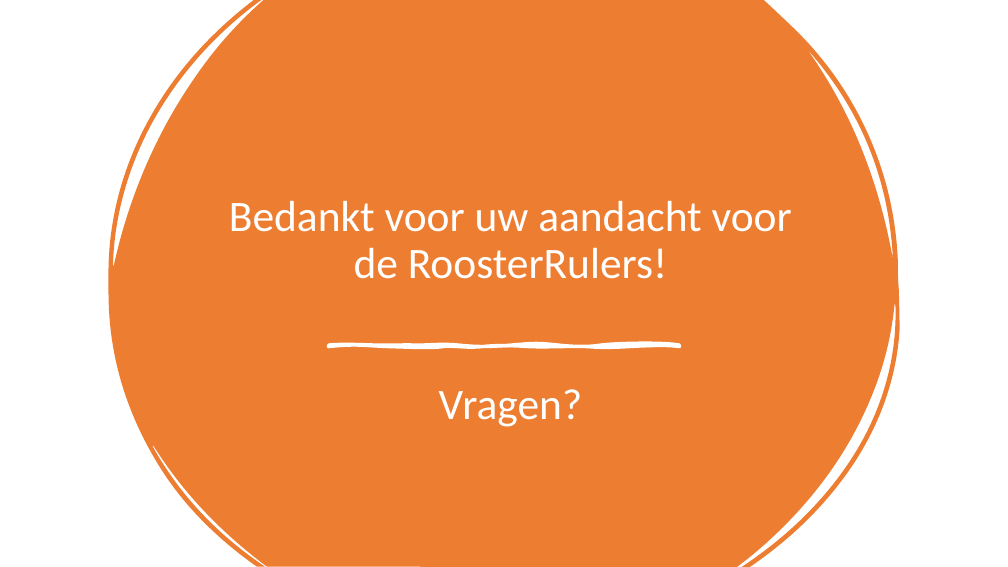
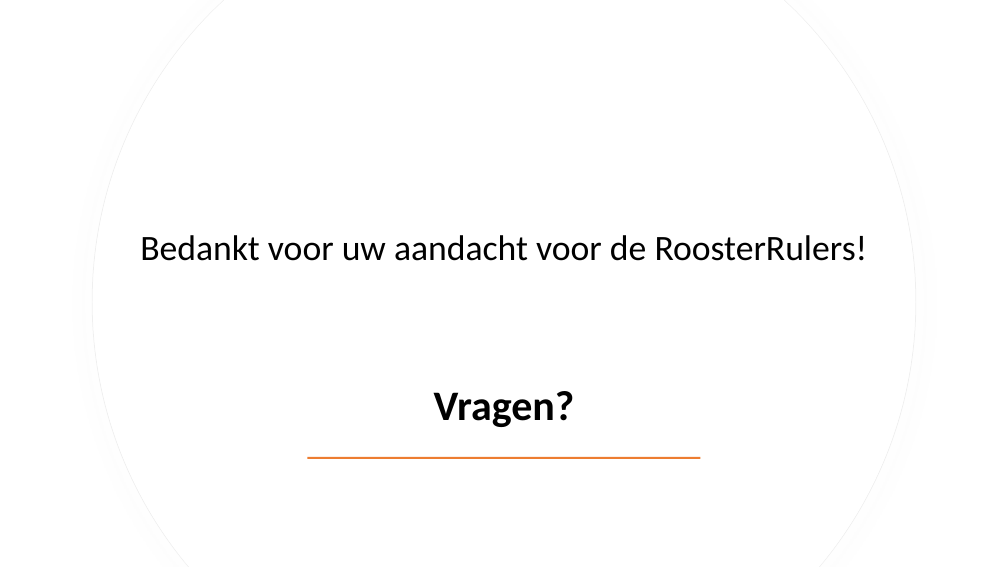
Before and after one commit to NinaAlblasMinorAI/RoosterRulers, a slide deck: slide 20 of doc/Presentatie.pptx. Drawn at 1008x567 pixels with LibreOffice and Linux fonts; fonts in the diff are those of the drawing. Boxes give left, top, right and bottom in pixels: in the first picture for what was removed or moved away, otherwise in the second. Text is boxed around its words. In the diff, an @@ line names an element or a change of style, - is before the commit and + after.

```diff
--- a/doc/Presentatie.pptx
+++ b/doc/Presentatie.pptx
@@ freeform shape added at [92, 0, 917, 567], fill #FFFFFF, outline #EFEFEF 0.75 pt @@
@@ freeform shape: place and size @@
-freeform shape at [108, 0, 900, 567]
+freeform shape at [93, 0, 916, 567]
@@ freeform shape at [93, 0, 916, 567]: fill #ED7D31 to #FFFFFF @@
@@ title "Bedankt voor uw aandacht voor ...": place and size @@
-title "Bedankt voor uw aandacht voor ..." at [229, 200, 792, 427]
+title "Bedankt voor uw aandacht voor ..." at [140, 235, 868, 427]
@@ title "Bedankt voor uw aandacht voor ..." at [140, 235, 868, 427]: size 41.4 to 34 pt in "Bedankt voor uw aandacht voor de RoosterRulers!"; size 41.4 to 40 pt, bold on in "Vragen?"; text colour #FFFFFF to #000000; vertical alignment bottom to middle @@
@@ freeform shape removed at [329, 345, 680, 346] @@
@@ rectangle added at [308, 457, 701, 459], fill #ED7D31 @@
```
Also in this commit, not shown: 4 other slides changed, 3 other files.
